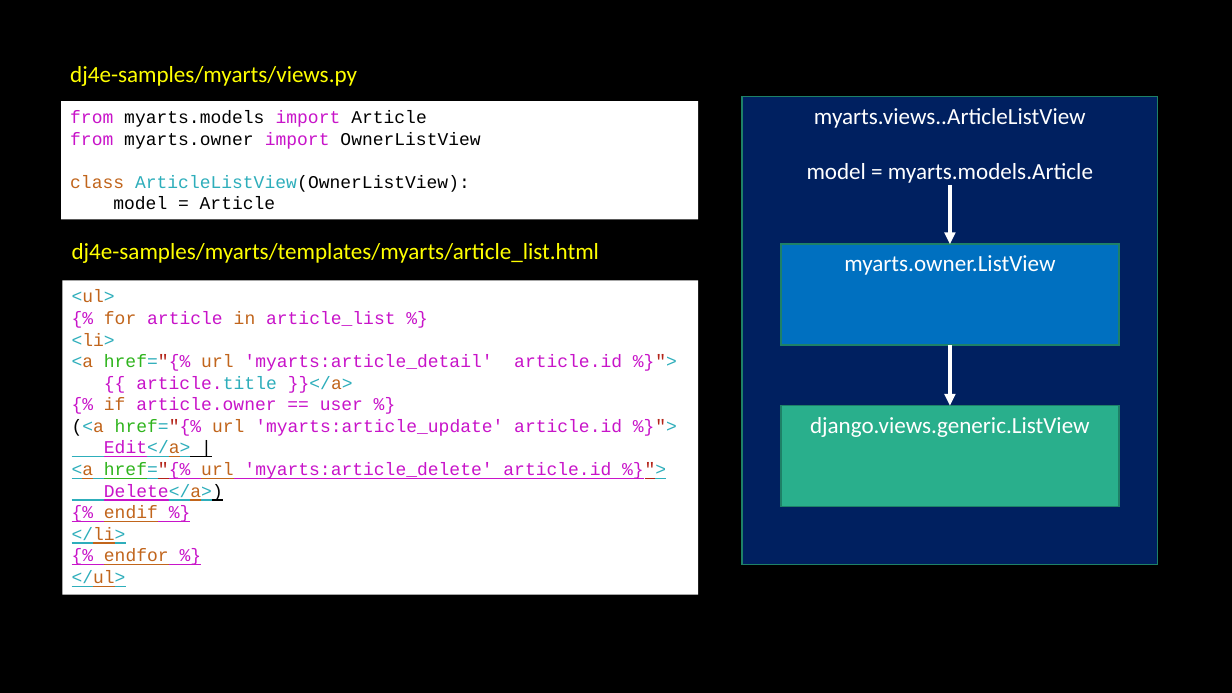
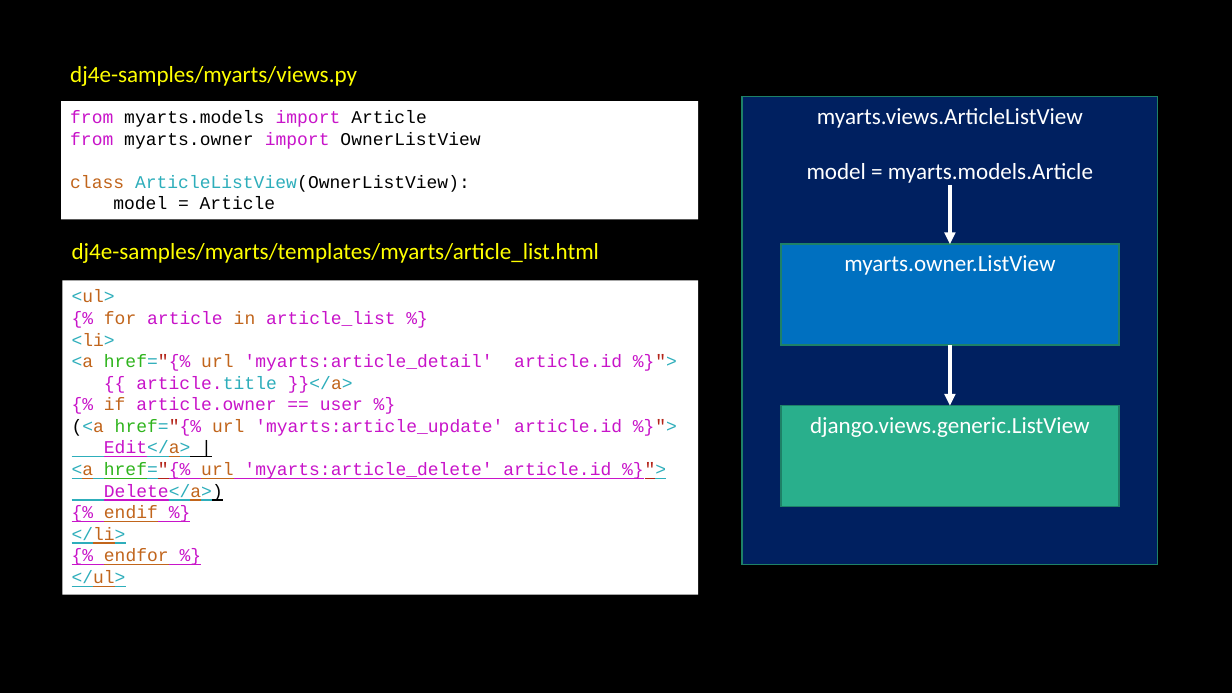
Before and after one commit to csev/dj4e, a slide deck: slide 5 of lectures/DJ-12-Owned-Rows.pptx. Drawn at 1232x693 pixels with LibreOffice and Linux fonts; fonts in the diff are those of the drawing. Boxes give left, top, right and bottom in pixels: in the first picture for what was removed or moved away, otherwise in the second. Text is boxed around its words. In the diff, an @@ line names an element or a change of style, - is before the commit and + after.

```diff
--- a/lectures/DJ-12-Owned-Rows.pptx
+++ b/lectures/DJ-12-Owned-Rows.pptx
@@ text in rectangle at box(817, 108, 1083, 128): text changed @@
-myarts.views..ArticleListView
+myarts.views.ArticleListView
```
Also in this commit, not shown: 2 other slides changed, 10 slides added.
